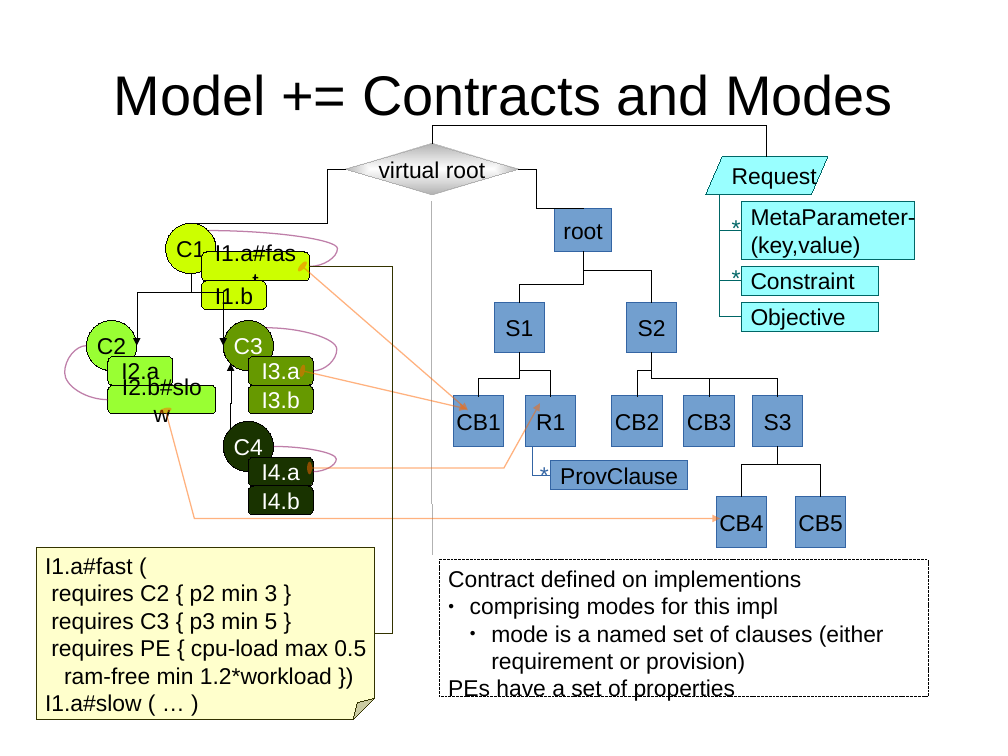
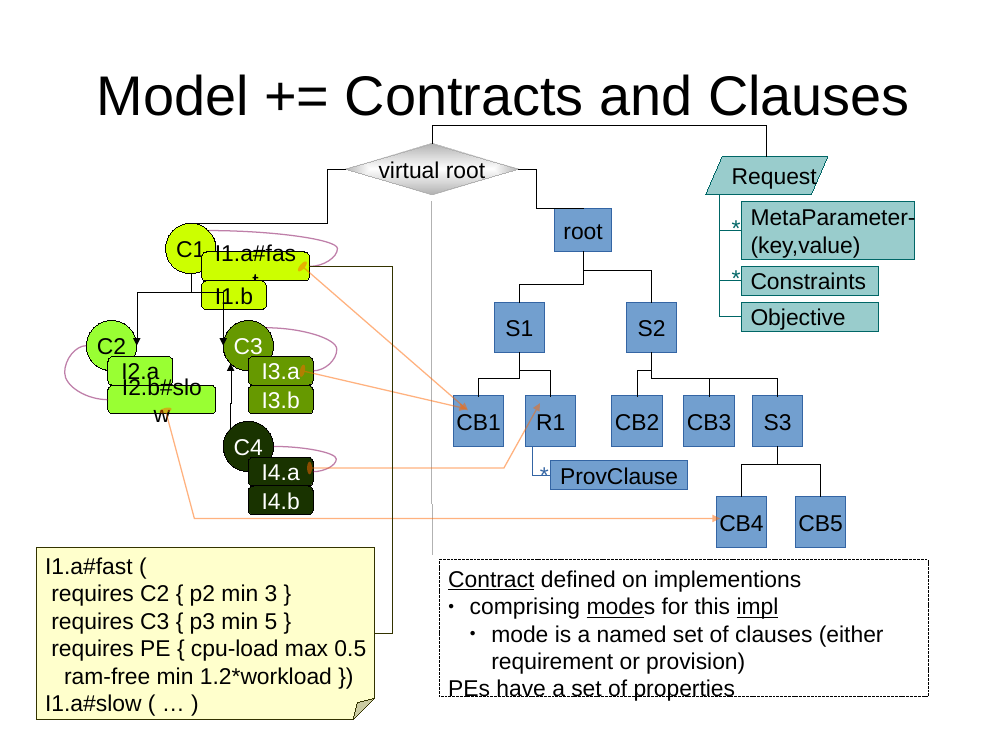
Before and after one commit to rene-schoene/racr-mquat, a slide deck: slide 6 of doc/the-model.odp. Drawn at 1008x756 pixels with LibreOffice and Linux fonts; fonts in the diff are those of the drawing. Boxes give left, top, right and bottom in pixels: in the first picture for what was removed or moved away, otherwise in the second. Text is boxed around its words. In the diff, an @@ line names an element or a change of style, - is before the commit and + after.

Commit message:
underlined means concept of model. added symbols showing what is missing.

```diff
--- a/doc/the-model.odp
+++ b/doc/the-model.odp
@@ title at (97, 74, 910, 116): text changed @@
-Model += Contracts and Modes
+Model += Contracts and Clauses
@@ fill #99FFFF to #99CCCC in 4 elements at (706, 156, 829, 195), (742, 201, 915, 259), (742, 303, 879, 331), (742, 266, 879, 295) @@
@@ text in rectangle at (751, 272, 867, 290): text changed @@
-Constraint
+Constraints
@@ text in rectangle at (448, 570, 801, 619): underline on in "Contract", "modes impl" @@
```
Also in this commit, not shown: 4 other slides changed.
